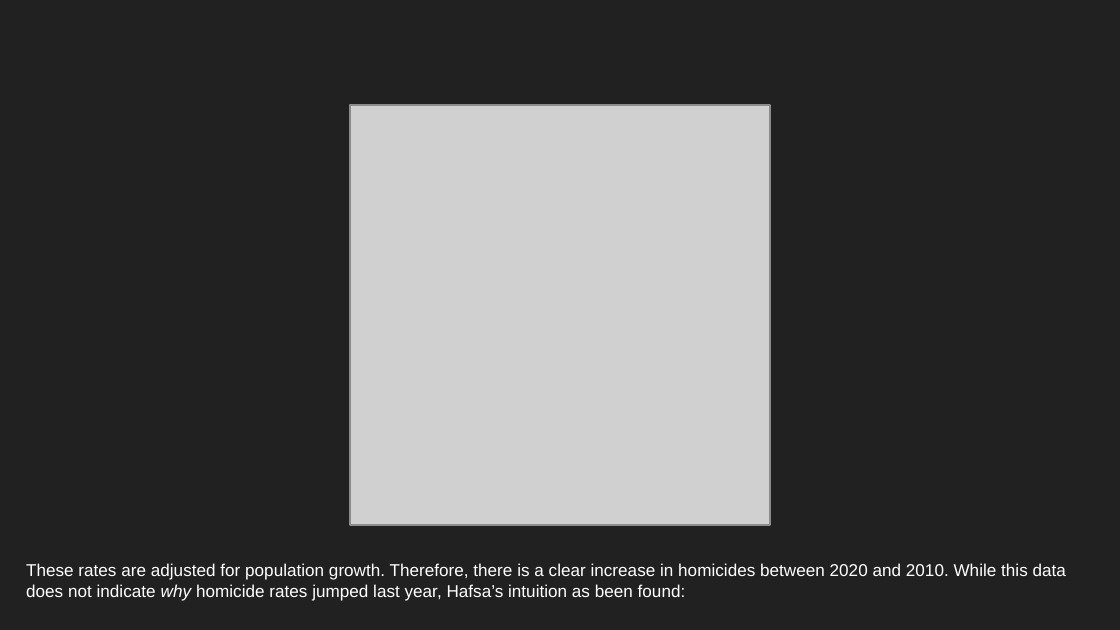
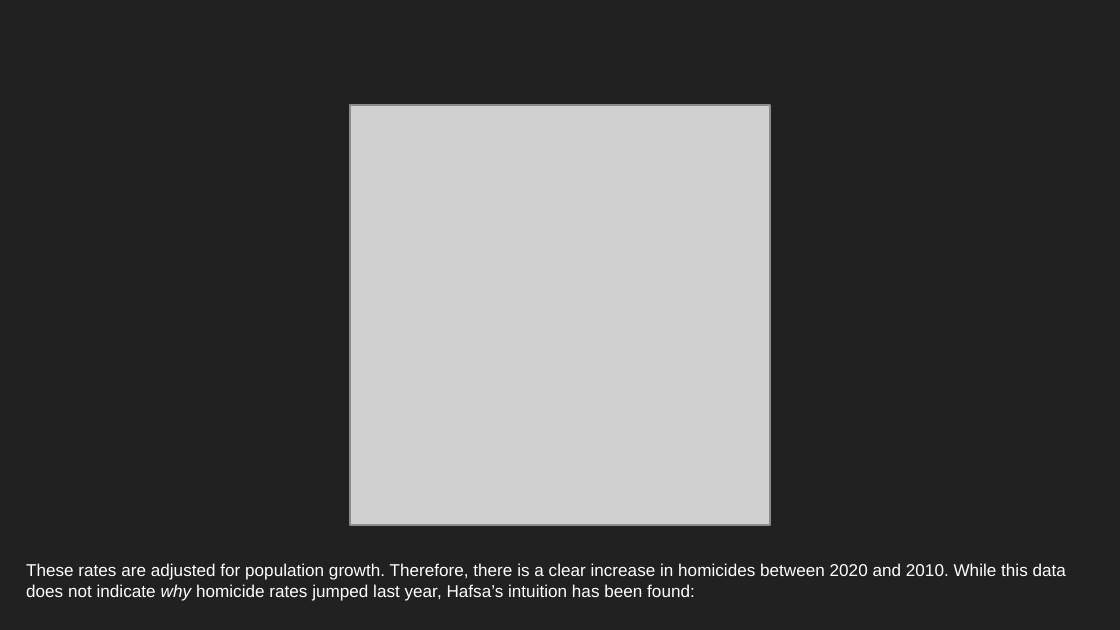
Before and after one commit to N-J-Miller/Project_1, a slide deck: slide 8 of Exploratory Data Analysis.pptx. Drawn at 1120x630 pixels with LibreOffice and Linux fonts; fonts in the diff are those of the drawing; grey boxes stand for pictures. Boxes give left, top, right and bottom in pixels: in the first picture for what was removed or moved away, otherwise in the second. Text is boxed around its words. In the diff, an @@ line names an element or a change of style, - is before the commit and + after.

Commit message:
Add files via upload
Fixed a typo

```diff
--- a/Exploratory Data Analysis.pptx
+++ b/Exploratory Data Analysis.pptx
@@ text at (26,563,1066,601): text changed @@
-These rates are adjusted for population growth. Therefore, there is a clear increase in homicides between 2020 and 2010. While this data does not indicate why homicide rates jumped last year, Hafsa’s intuition as been found:
+These rates are adjusted for population growth. Therefore, there is a clear increase in homicides between 2020 and 2010. While this data does not indicate why homicide rates jumped last year, Hafsa’s intuition has been found:
```
